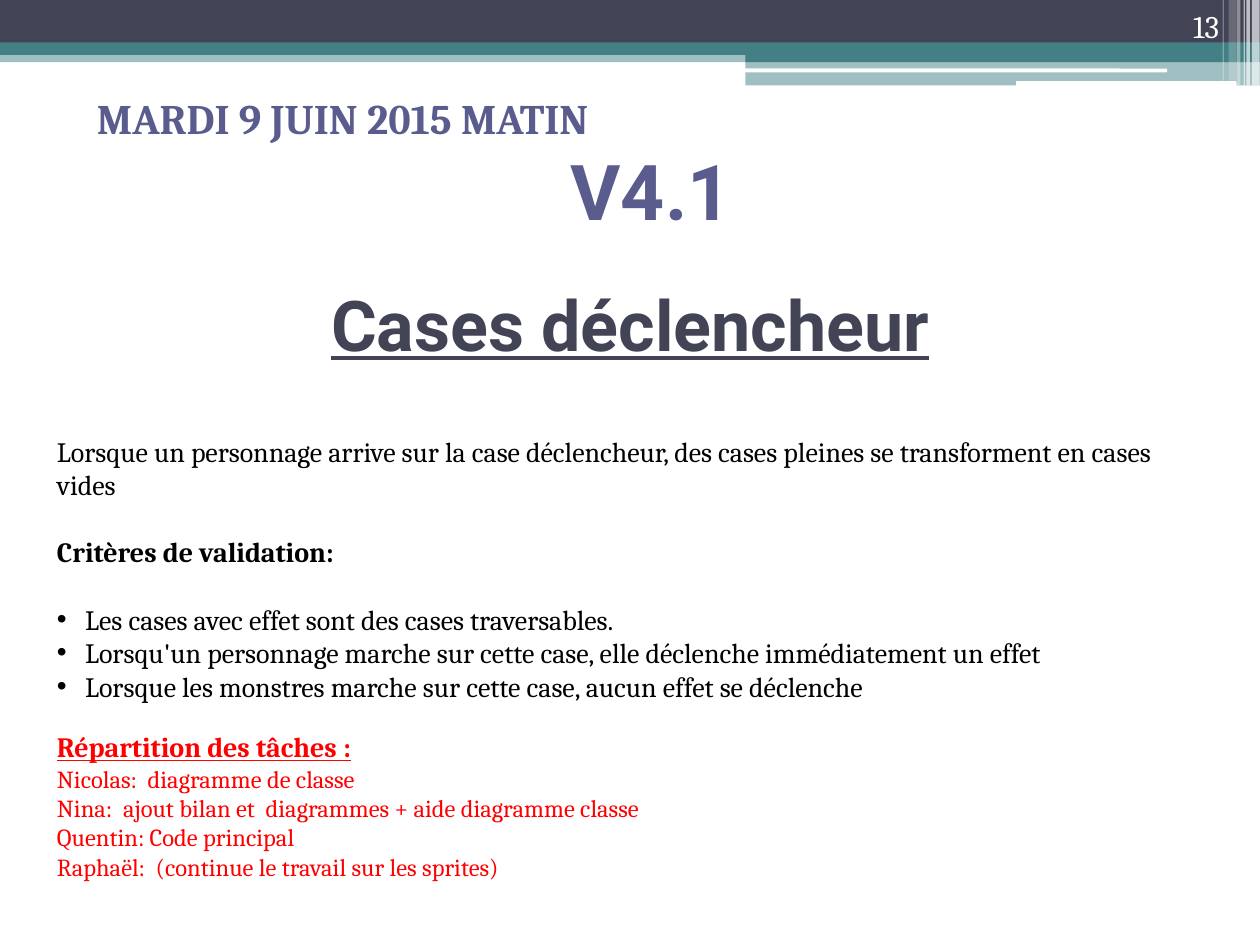
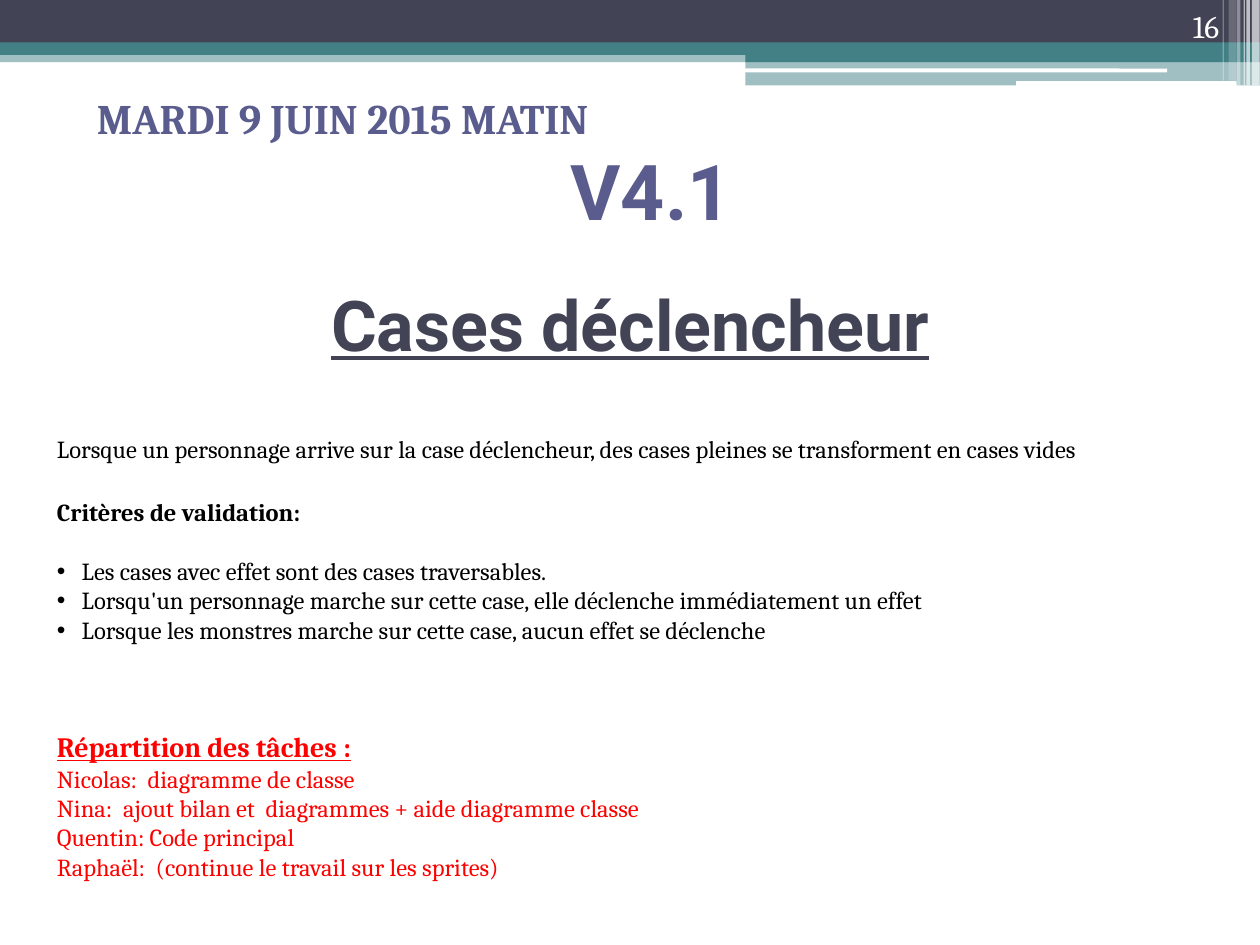
Before and after one commit to nlamblin/zeldiablo, a slide deck: slide 16 of Document/Projet Zeldiablo final.pptx (slide 13 before the commit). Drawn at 1260x945 pixels with LibreOffice and Linux fonts; fonts in the diff are those of the drawing. Boxes give left, top, right and bottom in pixels: in the first picture for what was removed or moved away, otherwise in the second. Text is boxed around its words. In the diff, an @@ line names an element or a change of style, - is before the commit and + after.

```diff
--- a/Document/Projet Zeldiablo final.pptx
+++ b/Document/Projet Zeldiablo final.pptx
@@ page number at <box>1193,17,1219,45</box>: text changed @@
-13
+16
@@ text "Lorsque un personnage arrive sur ..." at <box>57,440,1076,645</box>: size 16 to 14 pt @@
```
Also in this commit, not shown: 1 other slide changed, 5 slides added.
